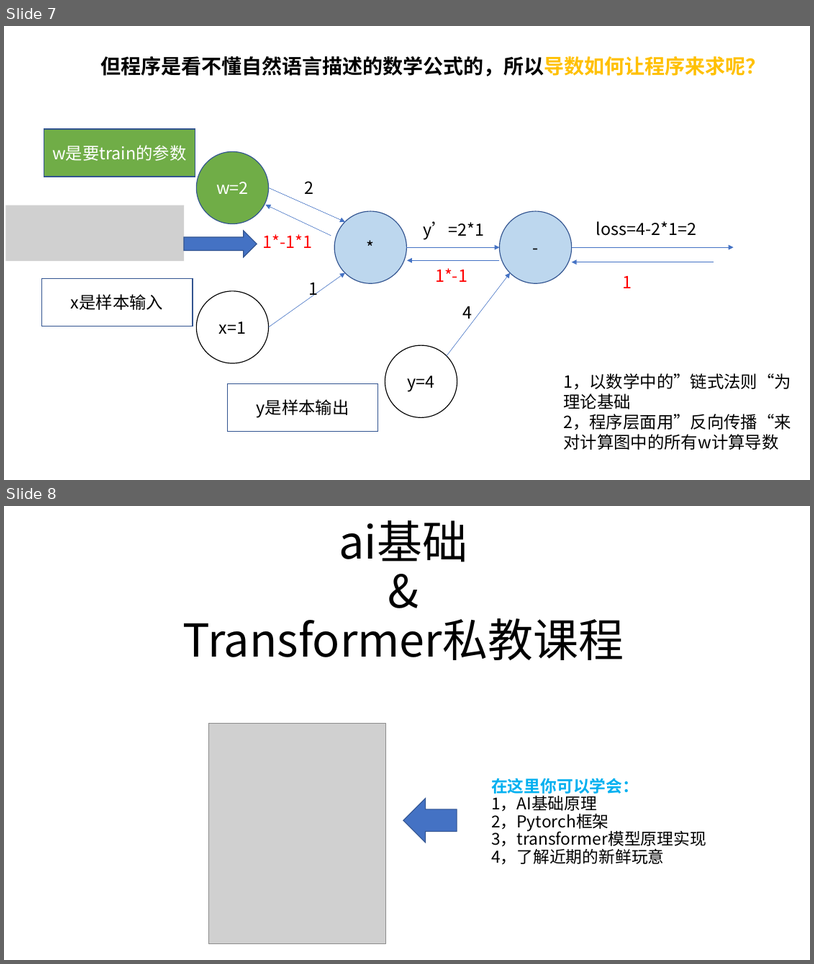
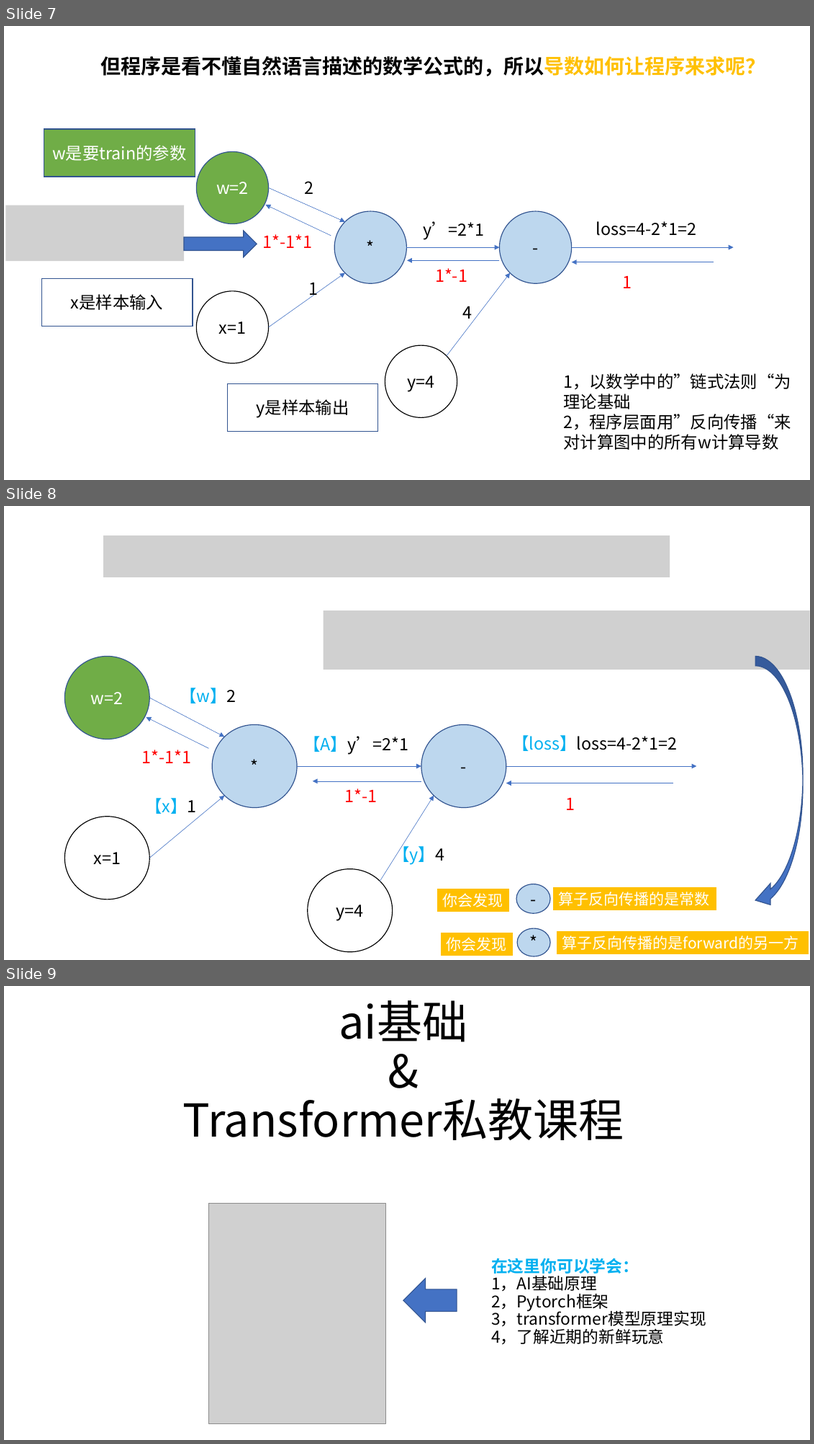
Before and after one commit to owenliang/pytorch-transformer, a slide deck: ref/AI是如何学习的.pptx. Shown one above the other, each under a label of ours: slides 7 and 8 before the commit, slides 7, 8 and 9 after it. The pictures are 814x964 and 814x1444 pixels, drawn with LibreOffice and Linux fonts; fonts in the diff are those of the drawing; grey boxes stand for pictures. Boxes give left, top, right and bottom in pixels: in the first picture for what was removed or moved away, otherwise in the second. Text is boxed around its words. In the diff, an @@ line names an element or a change of style, - is before the commit and + after.

```diff
--- a/ref/AI是如何学习的.pptx
+++ b/ref/AI是如何学习的.pptx
@@ slide 8 added at [4, 506, 810, 960], background #FFFFFF @@
@@ picture added at [104, 536, 671, 577] @@
@@ picture added at [324, 610, 810, 669] @@
@@ ellipse added at [64, 656, 149, 739], fill #70AD47, outline #325491 1 pt, 20 pt, text #FFFFFF @@
+w=2
@@ curved down arrow added at [756, 656, 804, 911], fill #4472C4, outline #325491 1 pt @@
@@ arrow added from (149, 698) to (225, 736), #4472C4 0.5 pt @@
@@ text added at [180, 687, 236, 703], 20 pt, text #00B0F0 @@
+【w】2
@@ arrow added from (209, 748) to (146, 717), #4472C4 0.5 pt @@
@@ ellipse added at [212, 724, 297, 807], fill #BDD7EE, outline #325491 1 pt, 20 pt, text #000000 @@
+*
@@ text added at [304, 736, 409, 754], 20 pt, text #000000 @@
+【A】y’=2*1
@@ ellipse added at [422, 724, 506, 807], fill #BDD7EE, outline #325491 1 pt, 20 pt, text #000000 @@
+-
@@ text added at [512, 735, 677, 751], 20 pt, text #000000 @@
+【loss】loss=4-2*1=2
@@ text added at [142, 749, 191, 763], 20 pt, text #FF0000 @@
+1*-1*1
@@ arrow added from (298, 766) to (422, 766), #4472C4 0.5 pt @@
@@ arrow added from (422, 781) to (313, 781), #4472C4 0.5 pt @@
@@ arrow added from (507, 766) to (697, 766), #4472C4 0.5 pt @@
@@ arrow added from (674, 783) to (507, 783), #4472C4 0.5 pt @@
@@ text added at [145, 798, 196, 813], 20 pt, text #00B0F0 @@
+【x】1
@@ arrow added from (149, 857) to (225, 795), #4472C4 0.5 pt @@
@@ text added at [345, 788, 377, 802], 20 pt, text #FF0000 @@
+1*-1
@@ arrow added from (381, 881) to (434, 795), #4472C4 0.5 pt @@
@@ text added at [566, 798, 575, 810], 20 pt, text #FF0000 @@
+1
@@ ellipse added at [64, 816, 149, 899], fill #FFFFFF, outline #000000 1 pt, 20 pt, text #000000 @@
+x=1
@@ text added at [393, 843, 445, 865], 20 pt, text #00B0F0 @@
+【y】4
@@ ellipse added at [308, 869, 392, 952], fill #FFFFFF, outline #000000 1 pt, 20 pt, text #000000 @@
+y=4
@@ rectangle added at [437, 888, 510, 912], fill #FFC000, outline #FFFFFF 1.5 pt, 18 pt, text #FFFFFF @@
+你会发现
@@ ellipse added at [517, 884, 551, 913], fill #BDD7EE, outline #325491 1 pt, 20 pt, text #000000 @@
+-
@@ rectangle added at [553, 886, 718, 911], fill #FFC000, outline #FFFFFF 1.5 pt, 18 pt, text #FFFFFF @@
+算子反向传播的是常数
@@ rectangle added at [441, 932, 514, 956], fill #FFC000, outline #FFFFFF 1.5 pt, 18 pt, text #FFFFFF @@
+你会发现
@@ ellipse added at [517, 928, 551, 956], fill #BDD7EE, outline #325491 1 pt, 20 pt, text #000000 @@
+*
@@ rectangle added at [556, 930, 809, 955], fill #FFC000, outline #FFFFFF 1.5 pt, 18 pt, text #FFFFFF @@
+算子反向传播的是forward的另一方
@@ what was slide 8 is now slide 9 @@
```
Also in this commit, not shown: 2 slides changed.
